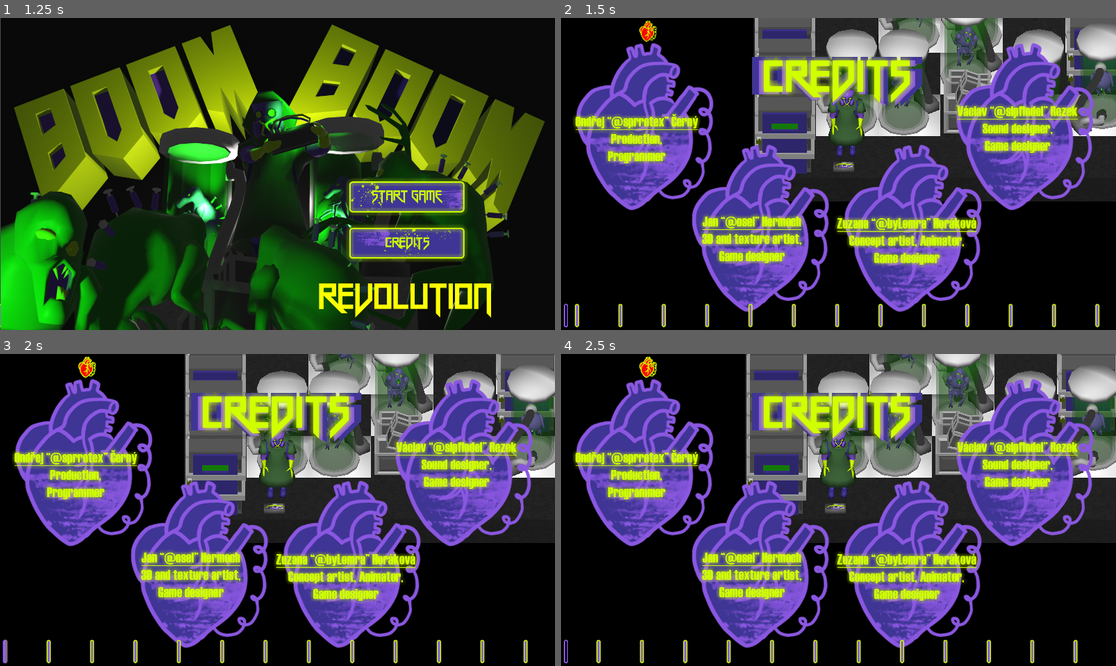
Above: before the commit, frames 1-4 (two rows, left to right).
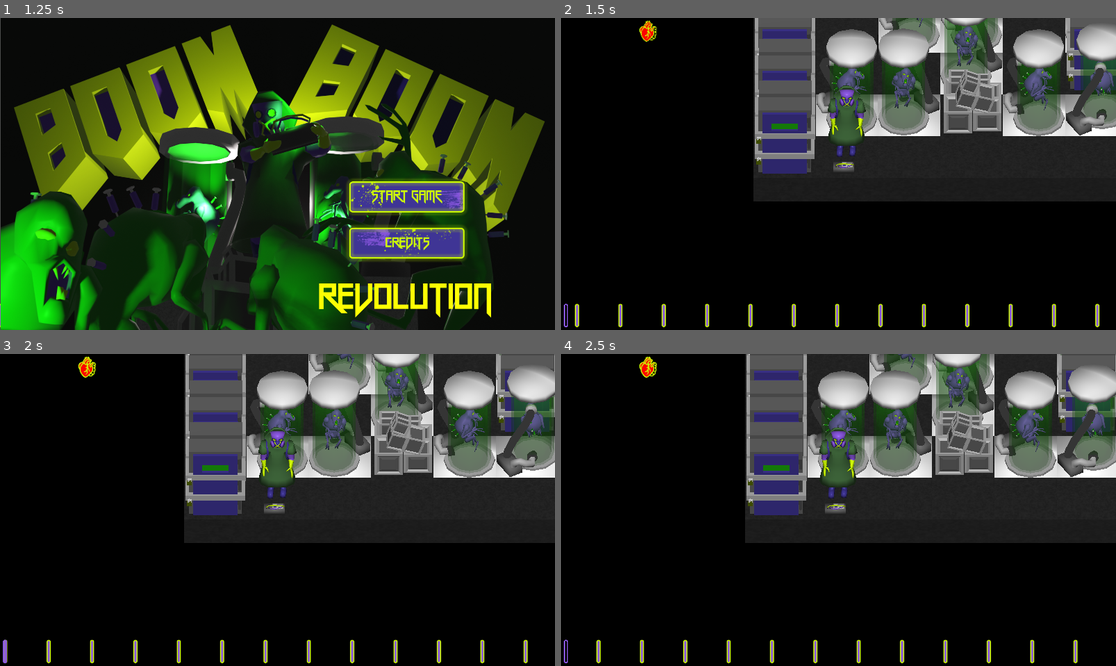
Above: after the commit, the same moments.

Repository: Sprotex/ldjam48
Game: Godot game, scene res://Menu Scene.tscn
Same seed, same stepped clock (60 frames per second), same inputs: the game is played once before the commit and once after it.
Inputs (mouse positions are in pixels of both pictures, inside the frame that each line leads up to):
- Up to frame 1 (1.25 s): click (5, 24) at 0.52 s
- Up to frame 2 (1.5 s): click (966, 195) at 1.25 s
- Up to frame 3 (2 s): no input
- Up to frame 4 (2.5 s): click (566, 360) at 2.02 s

Frame 1 is identical in both runs. In frame 2, 37% of the frame differs, in the area x 2-96%, y 8-95%; in frame 3, 37%; in frame 4, 37%.

Commit message:
add all ui screens

Diff:
--- a/Autoload/Health Manager/Health Manager.gd
+++ b/Autoload/Health Manager/Health Manager.gd
@@ -18,4 +18,4 @@
 	health_ui.set_heart_count(current_health)
 
 func game_over():
-	print("GAMEOVER")
+	get_node("/root/LevelHandler").game_over()
--- a/Autoload/Health UI/Health UI.tscn
+++ b/Autoload/Health UI/Health UI.tscn
@@ -11,6 +11,7 @@
 margin_right = 645.0
 margin_bottom = 450.0
 rect_scale = Vector2( 0.25, 0.25 )
+mouse_filter = 2
 script = ExtResource( 4 )
 __meta__ = {
 "_edit_use_anchors_": true
@@ -18,14 +19,16 @@
 
 [node name="HBoxContainer" type="HBoxContainer" parent="."]
 margin_right = 1516.0
-margin_bottom = 600.0
+margin_bottom = 720.0
+mouse_filter = 2
 alignment = 2
 
 [node name="Heart 1" type="TextureRect" parent="HBoxContainer"]
 margin_right = 300.0
-margin_bottom = 600.0
+margin_bottom = 720.0
 grow_horizontal = 2
 grow_vertical = 2
+mouse_filter = 2
 texture = ExtResource( 3 )
 stretch_mode = 5
 script = ExtResource( 1 )
@@ -38,9 +41,10 @@
 [node name="Heart 2" type="TextureRect" parent="HBoxContainer"]
 margin_left = 304.0
 margin_right = 604.0
-margin_bottom = 600.0
+margin_bottom = 720.0
 grow_horizontal = 2
 grow_vertical = 2
+mouse_filter = 2
 texture = ExtResource( 3 )
 stretch_mode = 5
 script = ExtResource( 1 )
@@ -53,9 +57,10 @@
 [node name="Heart 3" type="TextureRect" parent="HBoxContainer"]
 margin_left = 608.0
 margin_right = 908.0
-margin_bottom = 600.0
+margin_bottom = 720.0
 grow_horizontal = 2
 grow_vertical = 2
+mouse_filter = 2
 texture = ExtResource( 3 )
 stretch_mode = 5
 script = ExtResource( 1 )
@@ -68,9 +73,10 @@
 [node name="Heart 4" type="TextureRect" parent="HBoxContainer"]
 margin_left = 912.0
 margin_right = 1212.0
-margin_bottom = 600.0
+margin_bottom = 720.0
 grow_horizontal = 2
 grow_vertical = 2
+mouse_filter = 2
 texture = ExtResource( 3 )
 stretch_mode = 5
 script = ExtResource( 1 )
@@ -83,9 +89,10 @@
 [node name="Heart 5" type="TextureRect" parent="HBoxContainer"]
 margin_left = 1216.0
 margin_right = 1516.0
-margin_bottom = 600.0
+margin_bottom = 720.0
 grow_horizontal = 2
 grow_vertical = 2
+mouse_filter = 2
 texture = ExtResource( 3 )
 stretch_mode = 5
 script = ExtResource( 1 )
--- a/Autoload/Level Handler/Level Handler.gd
+++ b/Autoload/Level Handler/Level Handler.gd
@@ -2,6 +2,7 @@
 
 export var main_scene = preload("res://Root.tscn")
 onready var constants = get_node("/root/Constants")
+onready var game_over_screen = get_node("Control")
 var player
 var current_level = 0
 var enviro
@@ -22,3 +23,12 @@
 	enviro.generate_objects()
 	if player != null:
 		player.translation = Vector3(-constants.tile_size, 0, constants.tile_size)
+
+func game_over():
+	game_over_screen.visible = true
+	game_over_screen.get_node("VBoxContainer/Label").text = "Level reached: " + str(current_level)
+
+func _on_Button_pressed() -> void:
+	game_over_screen.visible = false
+	current_level = 0
+	set_next_level_from_menu()
--- a/Autoload/Level Handler/Level Handler.tscn
+++ b/Autoload/Level Handler/Level Handler.tscn
@@ -1,30 +1,57 @@
-[gd_scene load_steps=3 format=2]
+[gd_scene load_steps=6 format=2]
 
 [ext_resource path="res://Autoload/Level Handler/Level Handler.gd" type="Script" id=1]
-[ext_resource path="res://UI/credits_final.png" type="Texture" id=2]
+[ext_resource path="res://UI/Chemical_Superior.otf" type="DynamicFontData" id=2]
+[ext_resource path="res://UI/Buttons/restart.png" type="Texture" id=3]
+
+[sub_resource type="DynamicFont" id=1]
+size = 72
+outline_size = 6
+font_data = ExtResource( 2 )
+
+[sub_resource type="Theme" id=2]
+default_font = SubResource( 1 )
 
 [node name="Level Handler" type="Node"]
 script = ExtResource( 1 )
 
 [node name="Control" type="Control" parent="."]
+visible = false
 anchor_right = 1.0
 anchor_bottom = 1.0
 __meta__ = {
 "_edit_use_anchors_": false
 }
 
-[node name="TextureRect" type="TextureRect" parent="Control"]
-anchor_right = 1.0
-anchor_bottom = 1.0
-texture = ExtResource( 2 )
-expand = true
+[node name="VBoxContainer" type="VBoxContainer" parent="Control"]
+anchor_left = 0.5
+anchor_top = 0.5
+anchor_right = 0.5
+anchor_bottom = 0.5
+margin_left = -231.0
+margin_top = -123.5
+margin_right = 231.0
+margin_bottom = 123.5
 __meta__ = {
 "_edit_use_anchors_": false
 }
 
-[node name="TextureButton" type="TextureButton" parent="Control"]
-margin_right = 40.0
-margin_bottom = 40.0
+[node name="Label" type="Label" parent="Control/VBoxContainer"]
+margin_right = 462.0
+margin_bottom = 76.0
+theme = SubResource( 2 )
+custom_colors/font_color = Color( 0.815686, 1, 0, 1 )
+custom_colors/font_outline_modulate = Color( 0.247059, 0.207843, 0.584314, 1 )
+text = "Level reached: 1"
+align = 1
+
+[node name="Button" type="Button" parent="Control/VBoxContainer"]
+margin_top = 80.0
+margin_right = 462.0
+margin_bottom = 236.0
+icon = ExtResource( 3 )
+flat = true
 __meta__ = {
 "_edit_use_anchors_": false
 }
+[connection signal="pressed" from="Control/VBoxContainer/Button" to="." method="_on_Button_pressed"]
--- a/Autoload/Marker UI/Marker UI.tscn
+++ b/Autoload/Marker UI/Marker UI.tscn
@@ -7,6 +7,7 @@
 [node name="Marker UI" type="Control"]
 anchor_right = 1.0
 anchor_bottom = 1.0
+mouse_filter = 2
 script = ExtResource( 3 )
 __meta__ = {
 "_edit_use_anchors_": false
@@ -19,6 +20,7 @@
 margin_right = 4498.0
 margin_bottom = 112.0
 rect_scale = Vector2( 0.5, 0.5 )
+mouse_filter = 2
 scroll_vertical_enabled = false
 __meta__ = {
 "_edit_use_anchors_": false
@@ -27,6 +29,7 @@
 [node name="HBoxContainer" type="HBoxContainer" parent="ScrollContainer"]
 margin_right = 4796.0
 margin_bottom = 200.0
+mouse_filter = 2
 
 [node name="MarginContainer" type="MarginContainer" parent="ScrollContainer/HBoxContainer"]
 margin_right = 296.0
@@ -258,6 +261,7 @@
 margin_right = 70.0
 margin_bottom = 100.0
 rect_scale = Vector2( 0.5, 0.5 )
+mouse_filter = 2
 texture = ExtResource( 2 )
 __meta__ = {
 "_edit_use_anchors_": false
